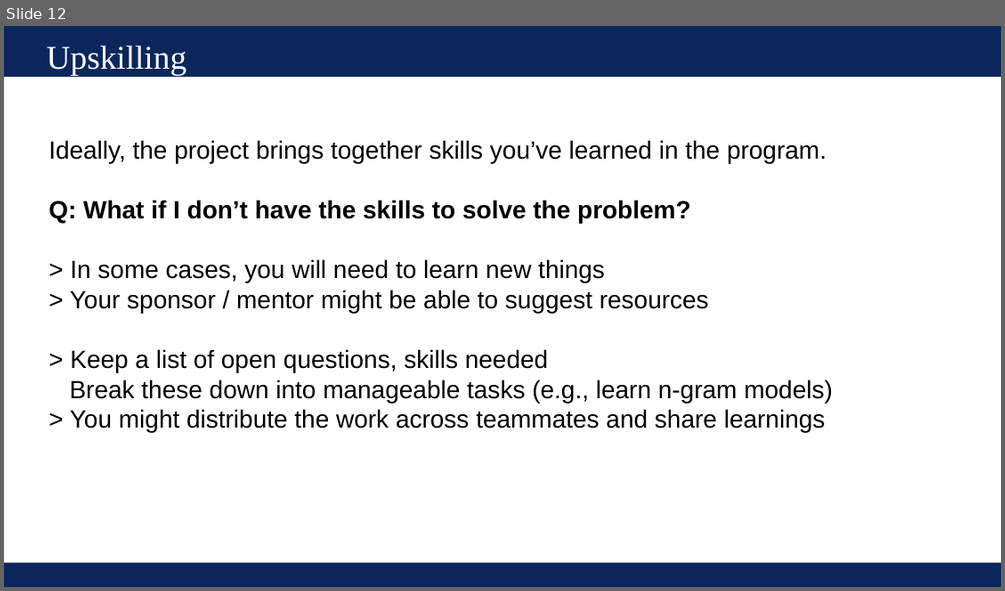
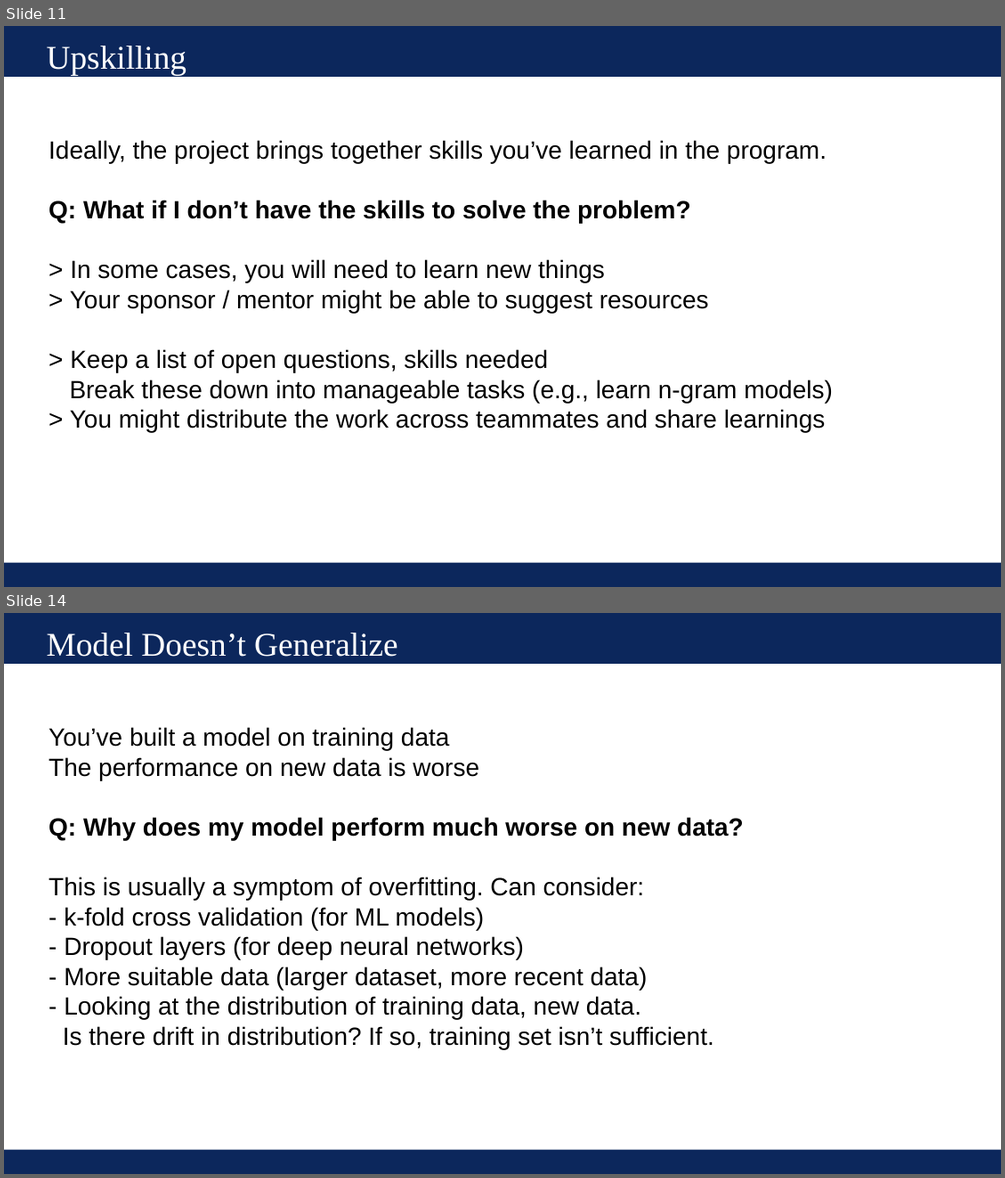
Before and after one commit to UVADS/ds6011, a slide deck: 08_getting_started_and_troubleshooting.pptx. Shown one above the other, each under a label of ours: slide 12 before the commit, slides 11 and 14 after it; the slides between them are not shown. The pictures are 1005x591 and 1005x1178 pixels, drawn with LibreOffice and Linux fonts; fonts in the diff are those of the drawing. Boxes give left, top, right and bottom in pixels: in the first picture for what was removed or moved away, otherwise in the second. Text is boxed around its words. In the diff, an @@ line names an element or a change of style, - is before the commit and + after.

```diff
--- a/08_getting_started_and_troubleshooting.pptx
+++ b/08_getting_started_and_troubleshooting.pptx
@@ slide 14 added at (x1=4, y1=613, x2=1001, y2=1174), background #FFFFFF; not listed: 2 template elements that a slide beside it also shows @@
@@ text added at (x1=47, y1=633, x2=398, y2=657), 32 pt, text #FFFFFF @@
+Model Doesn’t Generalize
@@ text added at (x1=48, y1=727, x2=744, y2=1049), 24 pt, text #000000 @@
+You’ve built a model on training data
+The performance on new data is worse
+Q: Why does my model perform much worse on new data?
+This is usually a symptom of overfitting. Can consider:
+- k-fold cross validation (for ML models)
+- Dropout layers (for deep neural networks)
+- More suitable data (larger dataset, more recent data)
+- Looking at the distribution of training data, new data.
+Is there drift in distribution? If so, training set isn’t sufficient.
@@ what was slide 12 is now slide 11 @@
```
Also in this commit, not shown: 4 slides changed, 4 other slides added, 1 slide removed, 2 other files.
